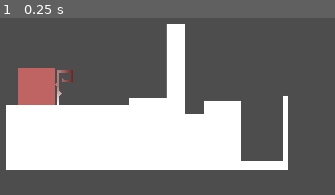
Above: before the commit, frame 1.
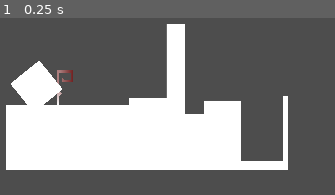
Above: after the commit, the same moment.

Repository: mk56-spn/Xanadu
Game: Godot game, scene res://Stages/TestStage.tscn
The game is run twice, just before and just after one commit, with the same random seed, the same clock (stepped at 60 frames per second) and the same inputs. The project has no main scene, so this scene is started directly.
Inputs:
- Up to frame 1 (0.25 s): no input

The runs differ from the first frame. In frame 1, 2.6% of the frame differs, in the area x 3-19%, y 24-50%.

Commit message:
Add basic in-air rotation to core as well as making the body a polygon node to facilitate this.

Diff:
--- a/Perceptions/Core.gd
+++ b/Perceptions/Core.gd
@@ -25,6 +25,7 @@
 	move_and_slide()
 
 func _air_movement(d : float) -> void:
+	$Body.rotate(deg_to_rad(360 * d))
 	velocity.y = minf(1500, velocity.y + gravity * d)
 
 func _ground_movement() -> void:
--- a/Perceptions/Core.tscn
+++ b/Perceptions/Core.tscn
@@ -15,13 +15,8 @@
 collision_mask = 4
 script = ExtResource("1_opurh")
 
-[node name="ColorRect" type="ColorRect" parent="."]
-offset_left = -64.0
-offset_top = -64.0
-offset_right = 64.0
-offset_bottom = 64.0
-size_flags_horizontal = 4
-color = Color(0.752941, 0.388235, 0.388235, 1)
+[node name="Body" type="Polygon2D" parent="."]
+polygon = PackedVector2Array(-64, -64, -64, 64, 64, 64, 64, -64)
 
 [node name="Collision" type="CollisionShape2D" parent="."]
 shape = SubResource("RectangleShape2D_rd2ky")
